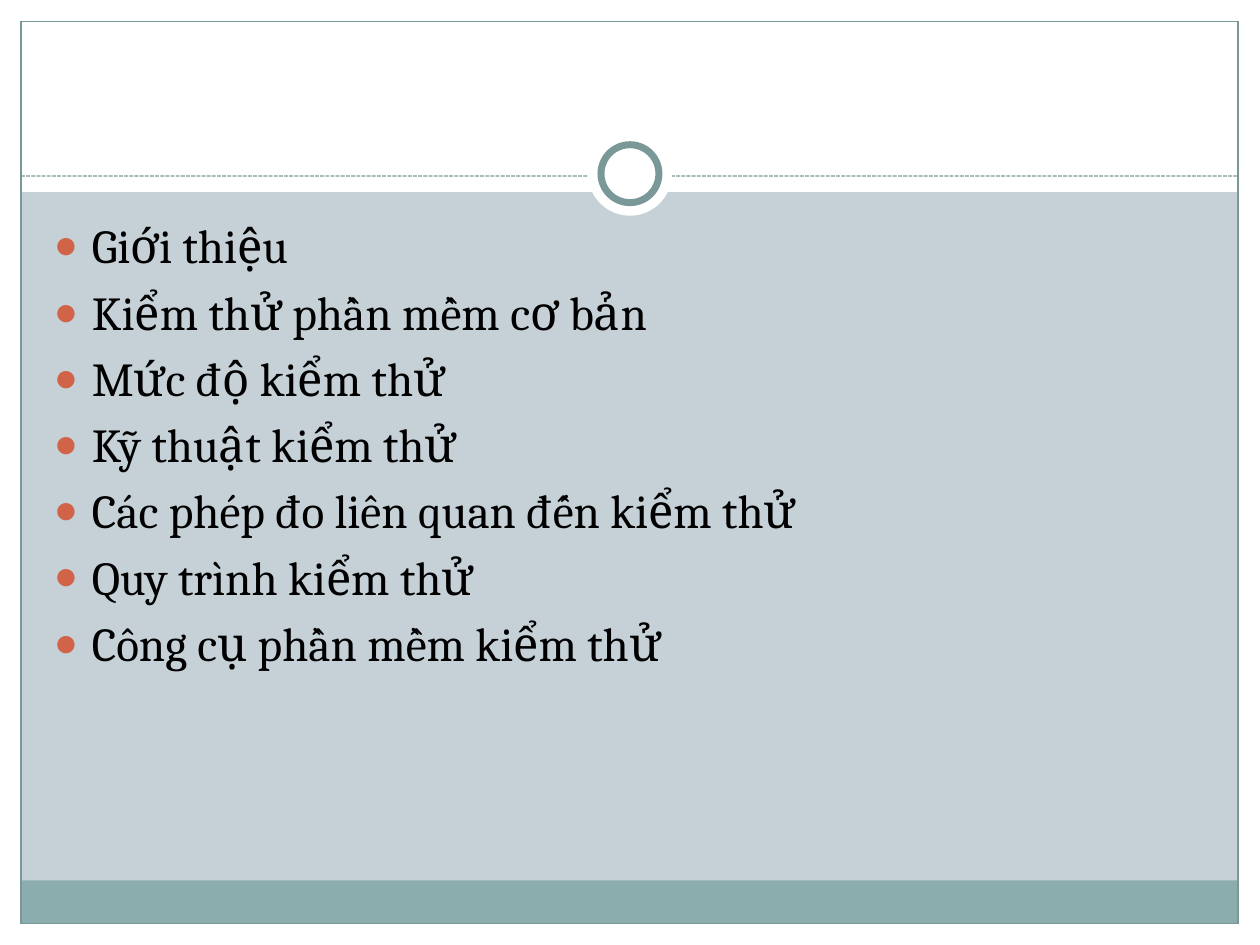
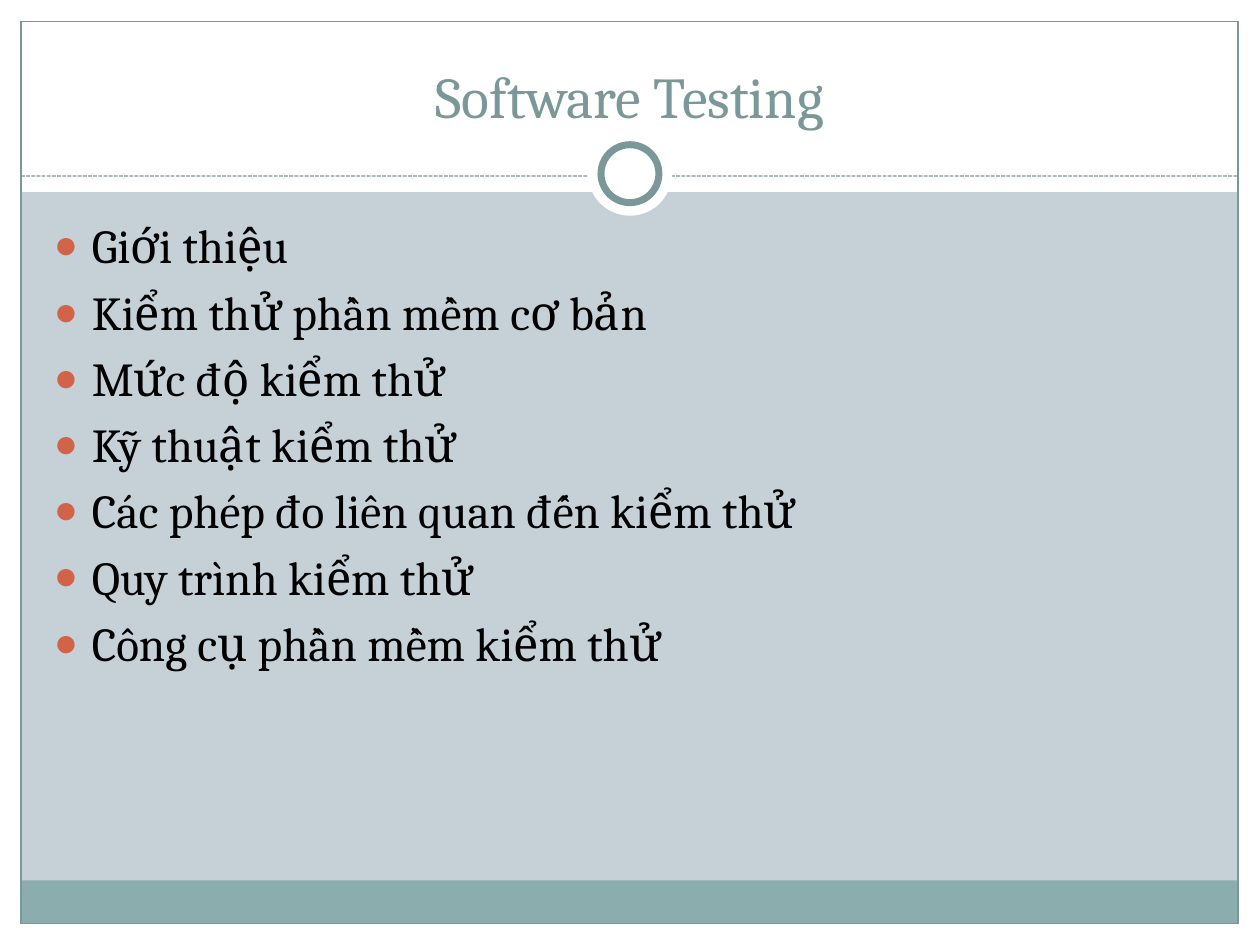
Before and after one commit to thienphamvan/chapter4, a slide deck: slide 2 of Slide/Chap 4 - Sofware Testing.pptx. Drawn at 1260x945 pixels with LibreOffice and Linux fonts; fonts in the diff are those of the drawing. Boxes give left, top, right and bottom in pixels: in the first picture for what was removed or moved away, otherwise in the second. Text is boxed around its words. In the diff, an @@ line names an element or a change of style, - is before the commit and + after.

```diff
--- a/Slide/Chap 4 - Sofware Testing.pptx
+++ b/Slide/Chap 4 - Sofware Testing.pptx
@@ title added at (x1=435, y1=77, x2=824, y2=131), 33 pt, text #7C999A @@
+Software Testing
```
